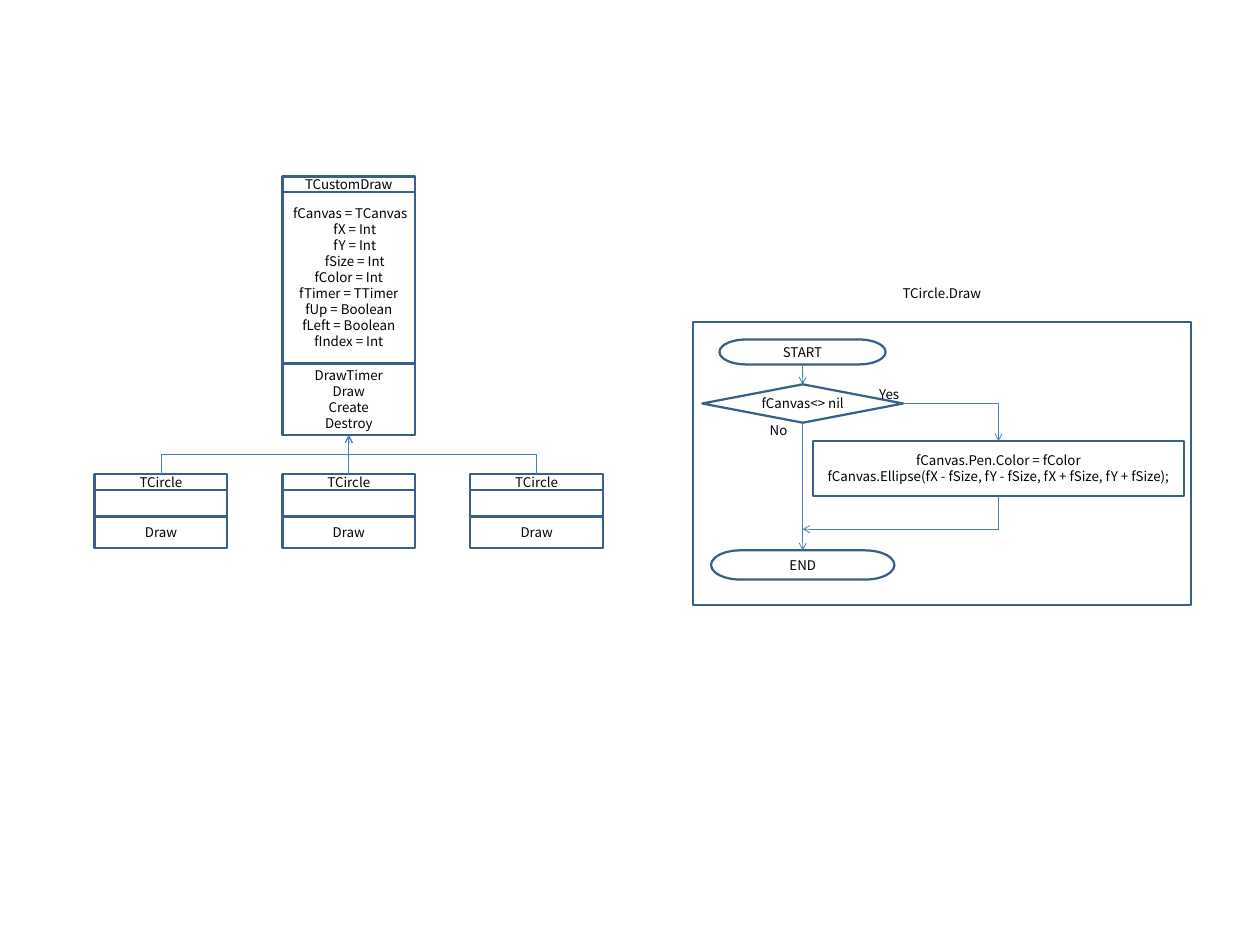
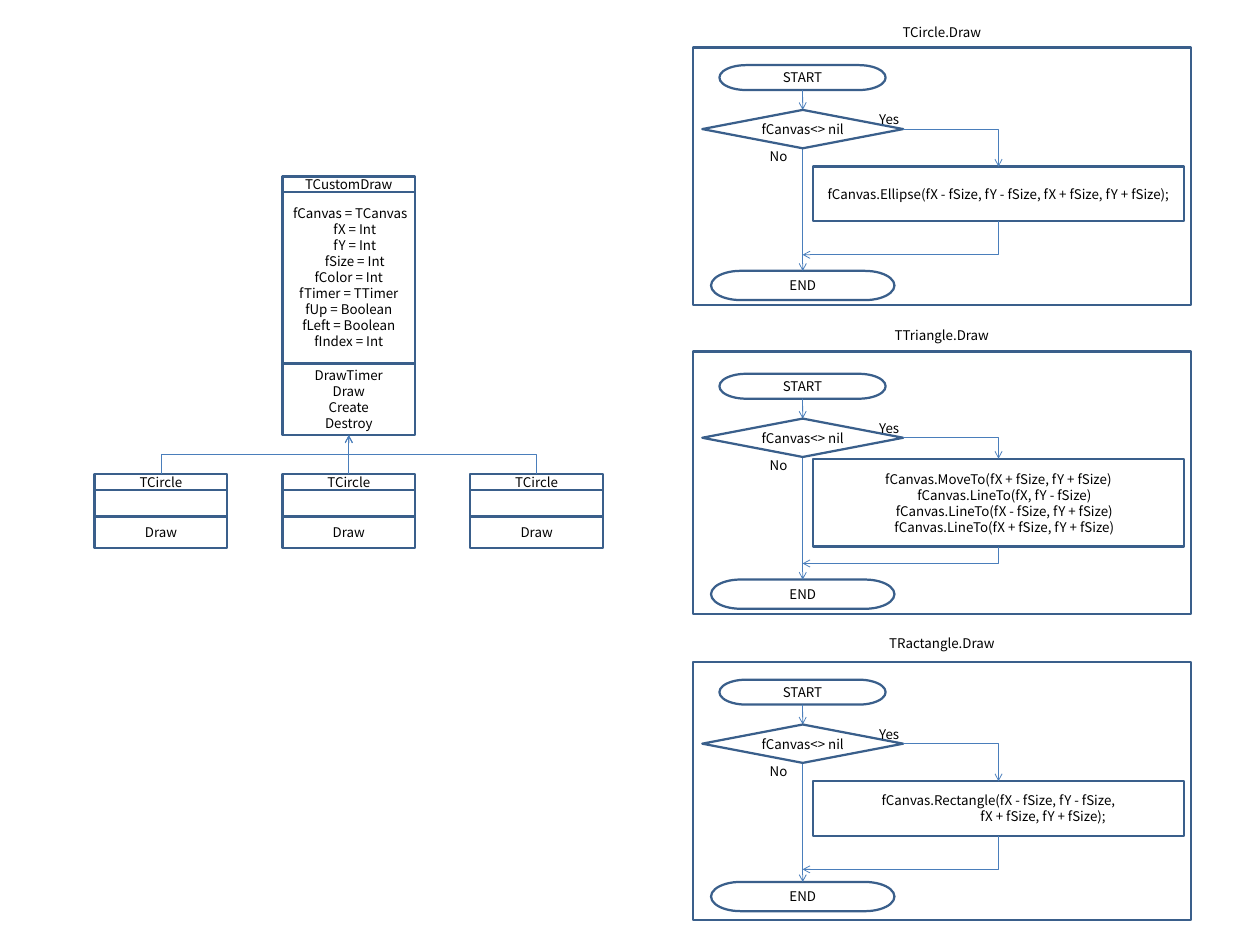
Before and after one commit to hyejoonjung/StudyDelphi, a slide deck: slide 1 of 0207DrawAndMoving_Design2/DrawAndMoving_Design2.pptx. Drawn at 1260x945 pixels with LibreOffice and Linux fonts; fonts in the diff are those of the drawing. Boxes give left, top, right and bottom in pixels: in the first picture for what was removed or moved away, otherwise in the second. Text is boxed around its words. In the diff, an @@ line names an element or a change of style, - is before the commit and + after.

```diff
--- a/0207DrawAndMoving_Design2/DrawAndMoving_Design2.pptx
+++ b/0207DrawAndMoving_Design2/DrawAndMoving_Design2.pptx
@@ text "TCircle.Draw": place and size @@
-text "TCircle.Draw" at (903, 287, 982, 298)
+text "TCircle.Draw" at (903, 26, 982, 37)
@@ rectangle: place and size @@
-rectangle at (693, 322, 1190, 605)
+rectangle at (693, 47, 1190, 305)
@@ arrow moved from (802, 422) - (802, 550) to (802, 148) - (802, 271) @@
@@ 2 texts, 2 elbow arrows, 1 pill shape, 1 diamond, 1 rectangle, 1 arrow: place and size @@
-2 texts, 2 elbow arrows, 1 pill shape, 1 diamond, 1 rectangle, 1 arrow at (702, 339, 1185, 529)
+2 texts, 2 elbow arrows, 1 pill shape, 1 diamond, 1 rectangle, 1 arrow at (702, 65, 1185, 255)
@@ pill shape "END": place and size @@
-pill shape "END" at (711, 550, 894, 580)
+pill shape "END" at (711, 271, 894, 301)
@@ text added at (895, 329, 989, 344), 12 pt, text #000000 @@
+TTriangle.Draw
@@ rectangle added at (693, 351, 1190, 614), outline #3A5F8C 2 pt @@
@@ pill shape added at (719, 374, 886, 398), outline #3A5F8C 2 pt, 12 pt, text #000000 @@
+START
@@ diamond added at (702, 418, 903, 457), outline #3A5F8C 2 pt, 12 pt, text #000000 @@
+fCanvas<> nil
@@ arrow added from (802, 398) to (802, 418), #4B7EBC 0.75 pt @@
@@ text added at (879, 423, 899, 437), 12 pt, text #000000 @@
+Yes
@@ elbow arrow added from (903, 438) to (998, 458), #4B7EBC 0.75 pt @@
@@ text added at (770, 460, 788, 470), 12 pt, text #000000 @@
+No
@@ arrow added from (802, 457) to (802, 579), #4B7EBC 0.75 pt @@
@@ rectangle added at (813, 458, 1185, 546), outline #3A5F8C 2 pt, 12 pt, text #000000 @@
+fCanvas.MoveTo(fX + fSize, fY + fSize)
+fCanvas.LineTo(fX, fY - fSize)
+fCanvas.LineTo(fX - fSize, fY + fSize)
+fCanvas.LineTo(fX + fSize, fY + fSize)
@@ text in rectangle at (916, 454, 1081, 465): paragraph removed @@
-fCanvas.Pen.Color = fColor
@@ elbow arrow added from (998, 546) to (802, 563), #4B7EBC 0.75 pt @@
@@ pill shape added at (711, 579, 894, 609), outline #3A5F8C 2 pt, 12 pt, text #000000 @@
+END
@@ text added at (889, 637, 994, 652), 12 pt, text #000000 @@
+TRactangle.Draw
@@ rectangle added at (693, 662, 1190, 920), outline #3A5F8C 2 pt @@
@@ pill shape added at (719, 680, 886, 705), outline #3A5F8C 2 pt, 12 pt, text #000000 @@
+START
@@ arrow added from (802, 705) to (802, 725), #4B7EBC 0.75 pt @@
@@ diamond added at (702, 725, 903, 763), outline #3A5F8C 2 pt, 12 pt, text #000000 @@
+fCanvas<> nil
@@ text added at (879, 729, 899, 743), 12 pt, text #000000 @@
+Yes
@@ elbow arrow added from (903, 744) to (998, 781), #4B7EBC 0.75 pt @@
@@ text added at (770, 766, 788, 776), 12 pt, text #000000 @@
+No
@@ arrow added from (802, 763) to (802, 882), #4B7EBC 0.75 pt @@
@@ rectangle added at (813, 781, 1185, 835), outline #3A5F8C 2 pt, 12 pt, text #000000 @@
+fCanvas.Rectangle(fX - fSize, fY - fSize,
+fX + fSize, fY + fSize);
@@ elbow arrow added from (998, 836) to (802, 870), #4B7EBC 0.75 pt @@
@@ pill shape added at (711, 882, 894, 911), outline #3A5F8C 2 pt, 12 pt, text #000000 @@
+END
```
Also in this commit, not shown: 3 other slides changed, 57 other files.
